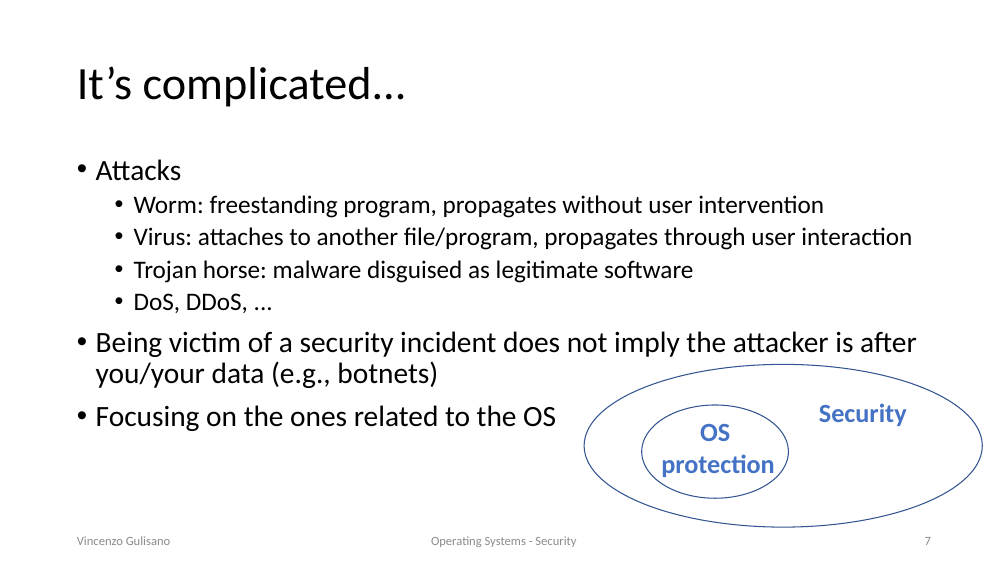
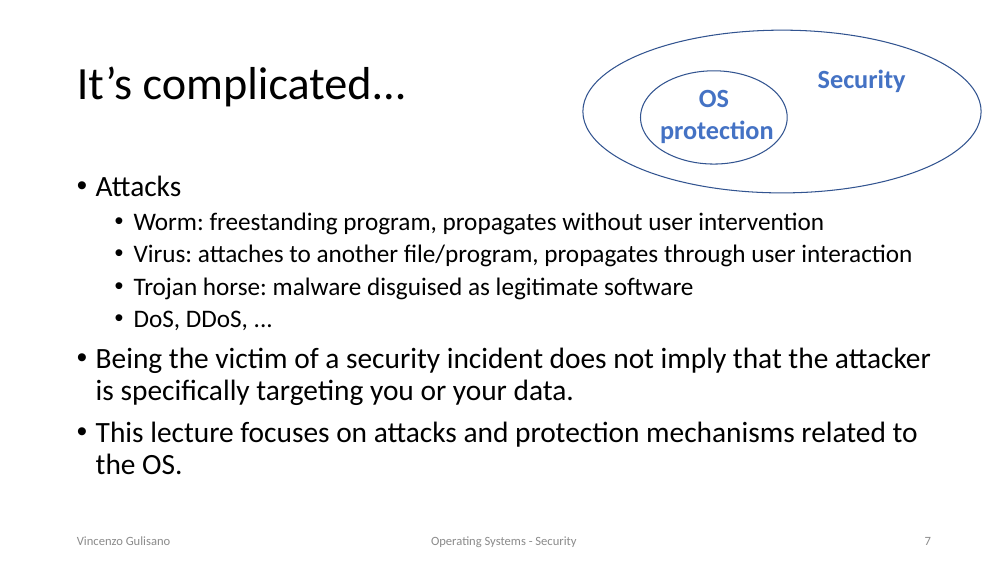
Before and after one commit to vincenzo-gulisano/os_material, a slide deck: slide 7 of security/security.pptx. Drawn at 1008x567 pixels with LibreOffice and Linux fonts; fonts in the diff are those of the drawing. Boxes give left, top, right and bottom in pixels: in the first picture for what was removed or moved away, otherwise in the second. Text is boxed around its words. In the diff, an @@ line names an element or a change of style, - is before the commit and + after.

Commit message:
updating security slides

```diff
--- a/security/security.pptx
+++ b/security/security.pptx
@@ 2 texts, 2 ellipses: place and size @@
-2 texts, 2 ellipses at box(585, 364, 983, 527)
+2 texts, 2 ellipses at box(583, 30, 982, 193)
@@ text "Attacks": place and size @@
-text "Attacks" at box(96, 159, 917, 431)
+text "Attacks" at box(96, 175, 931, 475)
@@ text at box(96, 347, 931, 475): text changed @@
-• Being victim of a security incident does not imply the attacker is after you/your data (e.g., botnets)
-• Focusing on the ones related to the OS
+• Being the victim of a security incident does not imply that the attacker is specifically targeting you or your data.
+• This lecture focuses on attacks and protection mechanisms related to the OS.
```
Also in this commit, not shown: 11 other slides changed, 1 other file.
